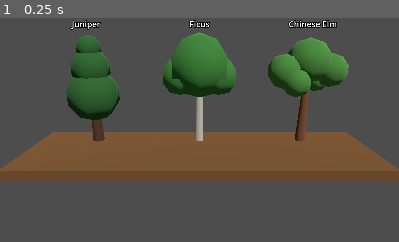
Above: before the commit, frame 1.
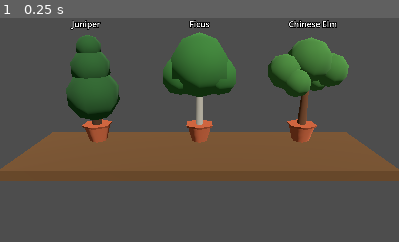
Above: after the commit, the same moment.

Repository: TrineVester/be-bonsai
Game: Godot game, scene res://scenes/main/Main.tscn
The game is run twice, just before and just after one commit, with the same random seed, the same clock (stepped at 60 frames per second) and the same inputs.
Inputs:
- Up to frame 1 (0.25 s): no input
The pictures show only the part of the screen within x 25-75%, y 26-76%; the shares and areas given below are measured in that part.

The runs differ from the first frame. In frame 1, 1.4% of the frame differs, in the area x 20-80%, y 45-56%.

Commit message:
Add pot mesh classes for Terracotta pots and integrate into tree creation
Co-authored-by: Copilot <copilot@github.com>

Diff:
--- /dev/null
+++ b/models/pots/PotMeshBase.gd
@@ -0,0 +1,48 @@
+class_name PotMeshBase
+extends Node3D
+
+func _ready() -> void:
+	build_pot()
+
+
+func build_pot() -> void:
+	pass  # Override in pot subclass
+
+
+# Builds the main tapered pot body.
+# top_radius > bottom_radius gives the classic widening-toward-top pot shape.
+func _create_pot_body(height: float, top_radius: float, bottom_radius: float, color: Color) -> MeshInstance3D:
+	var mi := MeshInstance3D.new()
+	var mesh := CylinderMesh.new()
+	mesh.height = height
+	mesh.top_radius = top_radius
+	mesh.bottom_radius = bottom_radius
+	mesh.radial_segments = 6  # low poly
+	mesh.rings = 1
+
+	var mat := StandardMaterial3D.new()
+	mat.albedo_color = color
+	mesh.surface_set_material(0, mat)
+
+	mi.mesh = mesh
+	mi.position.y = height / 2.0
+	return mi
+
+
+# Thin flat rim around the top opening.
+func _create_pot_rim(radius: float, height_offset: float, color: Color) -> MeshInstance3D:
+	var mi := MeshInstance3D.new()
+	var mesh := CylinderMesh.new()
+	mesh.height = 0.04
+	mesh.top_radius = radius + 0.04
+	mesh.bottom_radius = radius + 0.02
+	mesh.radial_segments = 6
+	mesh.rings = 1
+
+	var mat := StandardMaterial3D.new()
+	mat.albedo_color = color
+	mesh.surface_set_material(0, mat)
+
+	mi.mesh = mesh
+	mi.position.y = height_offset
+	return mi
--- /dev/null
+++ b/models/pots/TerracottaClassicPot.gd
@@ -0,0 +1,12 @@
+class_name TerracottaClassicPot
+extends PotMeshBase
+
+# Classic oval bonsai pot — medium height, tapered sides, standard terracotta hue
+
+func build_pot() -> void:
+	var body_color := Color(0.78, 0.38, 0.22)  # standard terracotta
+	var rim_color  := Color(0.72, 0.33, 0.18)  # slightly darker rim
+
+	var body_height := 0.35
+	add_child(_create_pot_body(body_height, 0.28, 0.18, body_color))
+	add_child(_create_pot_rim(0.28, body_height, rim_color))
--- /dev/null
+++ b/models/pots/TerracottaTallPot.gd
@@ -0,0 +1,12 @@
+class_name TerracottaTallPot
+extends PotMeshBase
+
+# Tall upright pot — narrow and deep, dark burnt clay hue
+
+func build_pot() -> void:
+	var body_color := Color(0.62, 0.28, 0.16)  # dark burnt terracotta
+	var rim_color  := Color(0.55, 0.23, 0.12)
+
+	var body_height := 0.52
+	add_child(_create_pot_body(body_height, 0.22, 0.14, body_color))
+	add_child(_create_pot_rim(0.22, body_height, rim_color))
--- /dev/null
+++ b/models/pots/TerracottaWidePot.gd
@@ -0,0 +1,12 @@
+class_name TerracottaWidePot
+extends PotMeshBase
+
+# Wide shallow drum pot — low profile, broad opening, sandy light clay hue
+
+func build_pot() -> void:
+	var body_color := Color(0.85, 0.55, 0.35)  # light sandy terracotta
+	var rim_color  := Color(0.78, 0.48, 0.28)
+
+	var body_height := 0.22
+	add_child(_create_pot_body(body_height, 0.42, 0.30, body_color))
+	add_child(_create_pot_rim(0.42, body_height, rim_color))
--- a/scenes/main/Main.gd
+++ b/scenes/main/Main.gd
@@ -4,6 +4,7 @@
 
 var _trees: Array[TreeData] = []
 var _tree_nodes: Array[Node3D] = []
+var _pot_nodes: Array[Node3D] = []
 
 var _held_tree: TreeData = null
 var _held_index: int = -1
@@ -74,6 +75,8 @@
 func _create_trees() -> void:
 	var data_instances: Array[TreeData] = [JuniperData.new(), FicusData.new(), ChineseElmData.new()]
 	var mesh_classes: Array = [JuniperMesh, FicusMesh, ChineseElmMesh]
+	# Default pot for each tree — can be swapped independently
+	var default_pot_class := TerracottaClassicPot
 
 	for i in 3:
 		var tree: TreeData = data_instances[i]
@@ -85,6 +88,12 @@
 		mesh_node.position = TREE_POSITIONS[i]
 		add_child(mesh_node)
 		_tree_nodes.append(mesh_node)
+
+		# Pot sits at the base of the tree, centered on the same position
+		var pot_node: Node3D = default_pot_class.new()
+		pot_node.position = TREE_POSITIONS[i]
+		add_child(pot_node)
+		_pot_nodes.append(pot_node)
 
 		# Species label floating above the tree
 		var label := Label3D.new()
